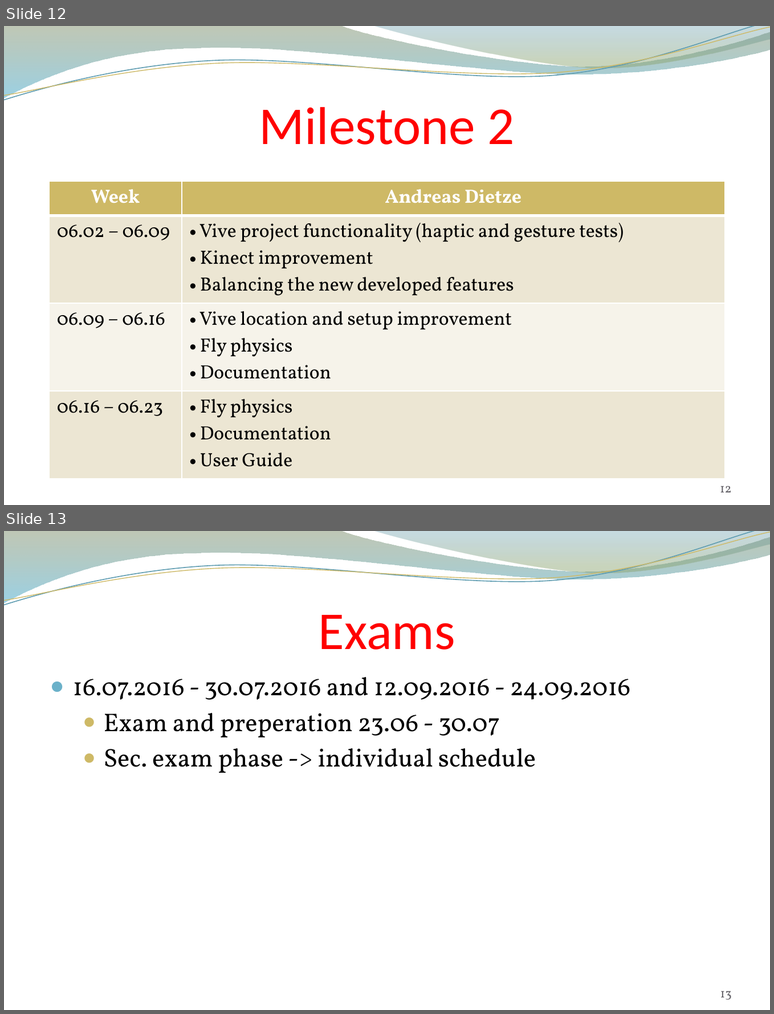
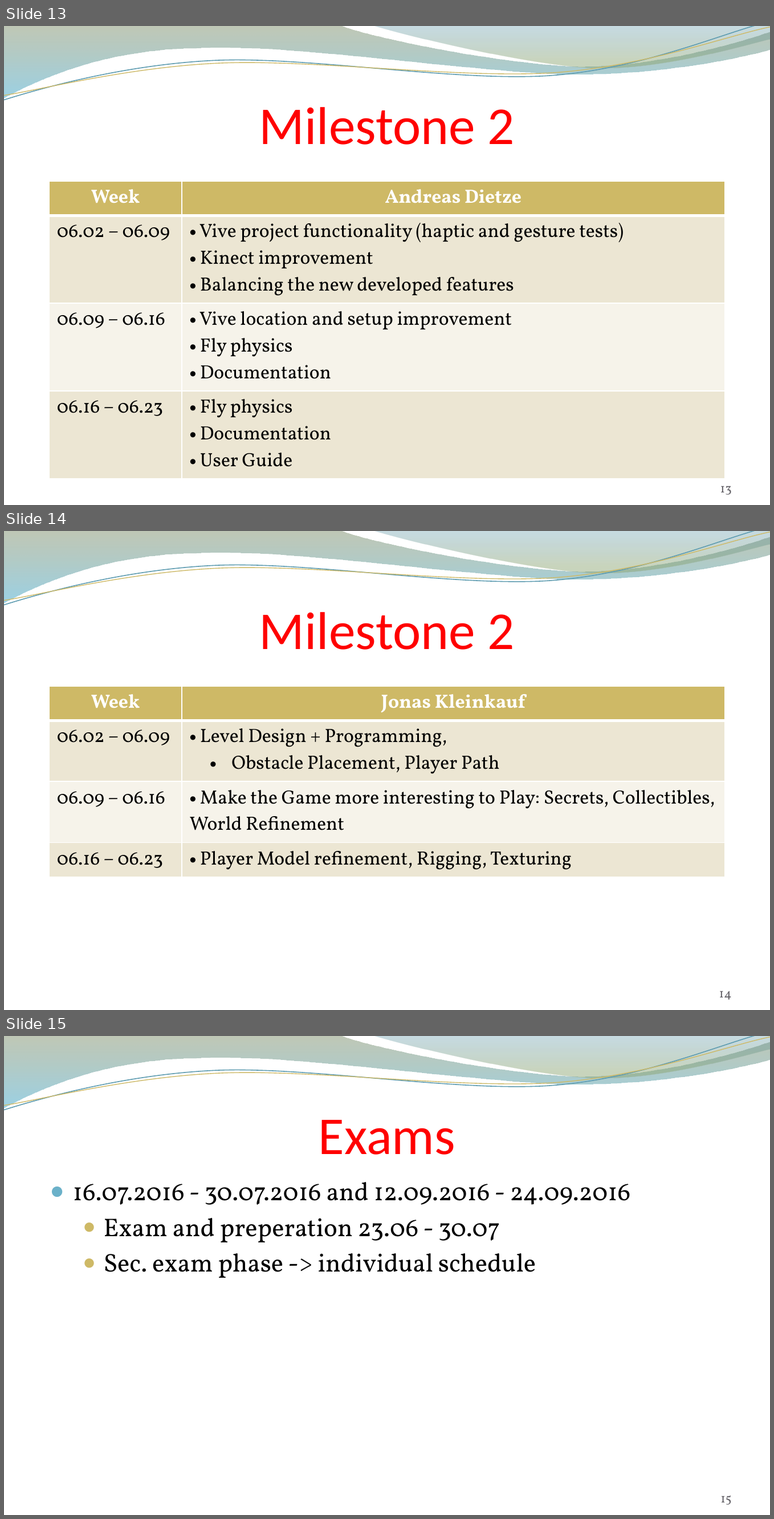
Before and after one commit to andreasdietze/Rift-WingsuitV2, a slide deck: Präsentationen/Projektpräsentation/Project proposal Rift Wingsuit V2.pptx. Shown one above the other, each under a label of ours: slides 12 and 13 before the commit, slides 13, 14 and 15 after it. The pictures are 774x1014 and 774x1519 pixels, drawn with LibreOffice and Linux fonts; fonts in the diff are those of the drawing; background and template pictures are left out. Boxes give left, top, right and bottom in pixels: in the first picture for what was removed or moved away, otherwise in the second. Text is boxed around its words. In the diff, an @@ line names an element or a change of style, - is before the commit and + after.

Commit message:
Added Milestones for Jonas Kleinkauf

```diff
--- a/Präsentationen/Projektpräsentation/Project proposal Rift Wingsuit V2.pptx
+++ b/Präsentationen/Projektpräsentation/Project proposal Rift Wingsuit V2.pptx
@@ slide 14 added at box(4, 531, 770, 1010), background picture (left out); not listed: 4 template elements that a slide beside it also shows @@
@@ title added at box(259, 612, 514, 650), 50 pt, text #FF0000 @@
+Milestone 2
@@ table added at box(49, 685, 725, 872), 4 rows, 2 columns @@
+Week | Jonas Kleinkauf
+06.02 – 06.09 | Level Design + Programming, / Obstacle Placement, Player Path
+06.09 – 06.16 | Make the Game more interesting to Play: Secrets, Collectibles, World Refinement
+06.16 – 06.23 | Player Model refinement, Rigging, Texturing
@@ page number added at box(719, 991, 732, 1000), 12 pt, text #646268 @@
+14
@@ what was slide 12 is now slide 13 @@
@@ page number at box(720, 486, 732, 495): text changed @@
-12
+13
@@ what was slide 13 is now slide 15 @@
@@ page number at box(720, 1495, 731, 1505): text changed @@
-13
+15
```
Also in this commit, not shown: 1 slide changed, 2 other slides added.
